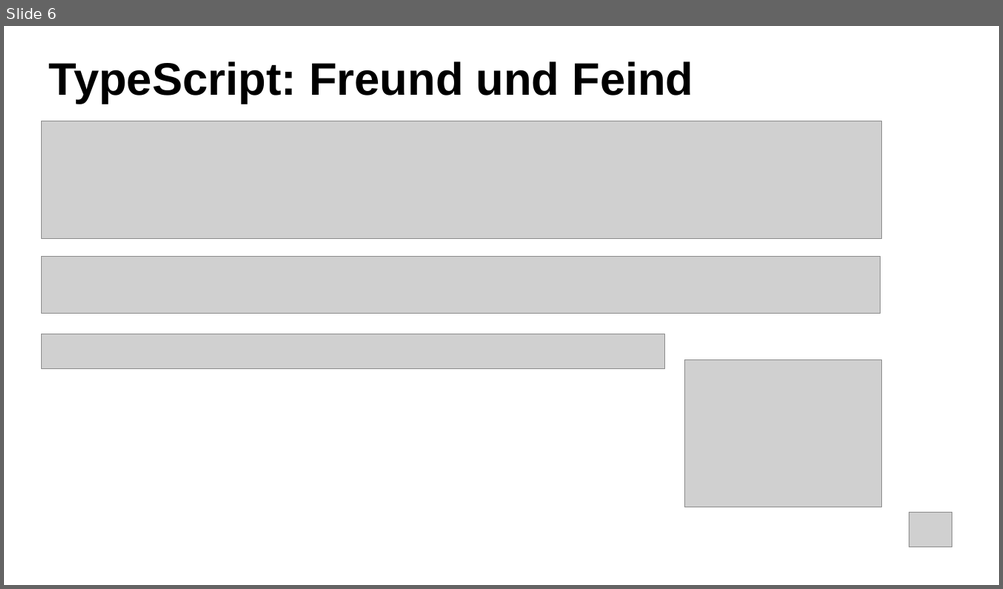
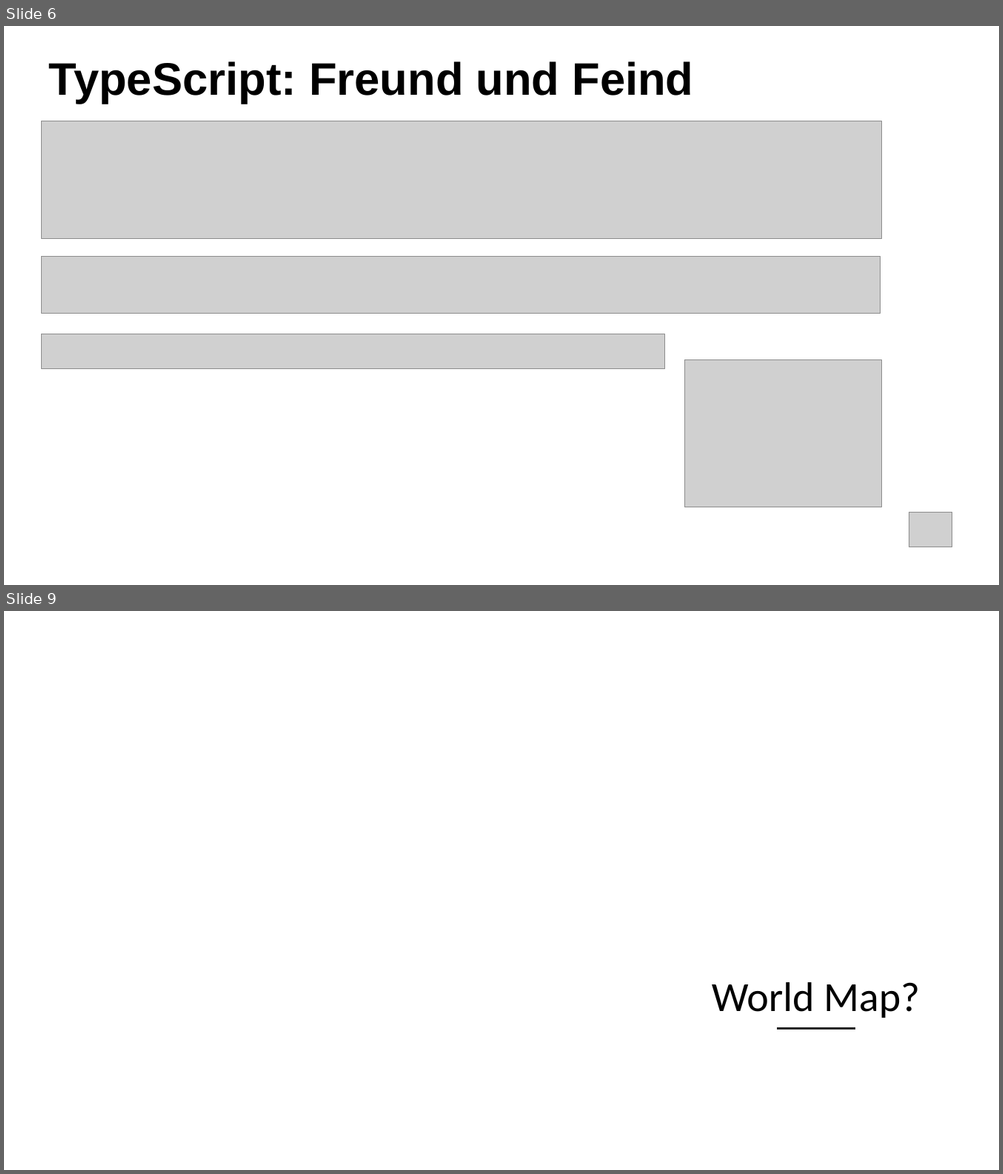
Before and after one commit to HelleGazelle/tweety, a slide deck: Abschluss Präsentation.pptx. Shown one above the other, each under a label of ours: slide 6 before the commit, slides 6 and 9 after it; the slides between them are not shown. The pictures are 1003x589 and 1003x1174 pixels, drawn with LibreOffice and Linux fonts; fonts in the diff are those of the drawing; grey boxes stand for pictures; background and template pictures are left out. Boxes give left, top, right and bottom in pixels: in the first picture for what was removed or moved away, otherwise in the second. Text is boxed around its words. In the diff, an @@ line names an element or a change of style, - is before the commit and + after.

Commit message:
update presentation

```diff
--- a/Abschluss Präsentation.pptx
+++ b/Abschluss Präsentation.pptx
@@ slide 9 added at (4, 611, 999, 1170), background picture (left out) @@
@@ freeform shape added at (615, 797, 999, 1170), fill #FFFFFF at 70% opacity @@
@@ title added at (711, 982, 919, 1018), 40 pt, text #000000 @@
+World Map?
@@ line added from (778, 1029) to (854, 1029), #262626 2 pt @@
```
Also in this commit, not shown: 5 other slides added.
